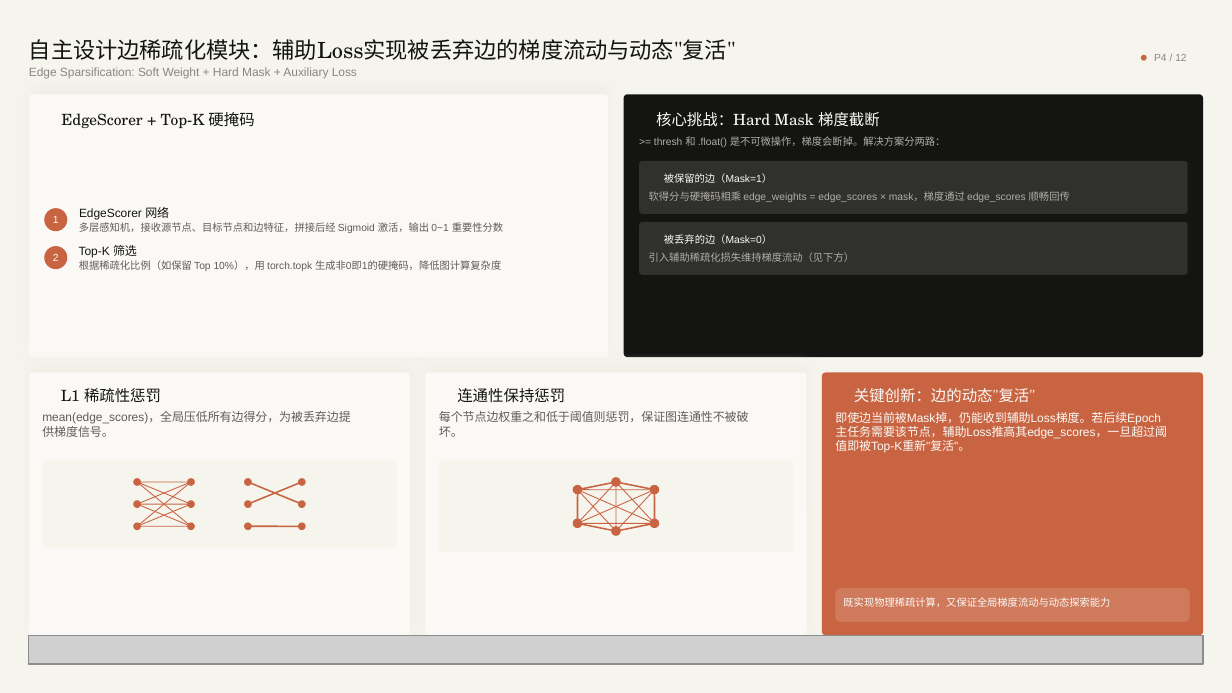
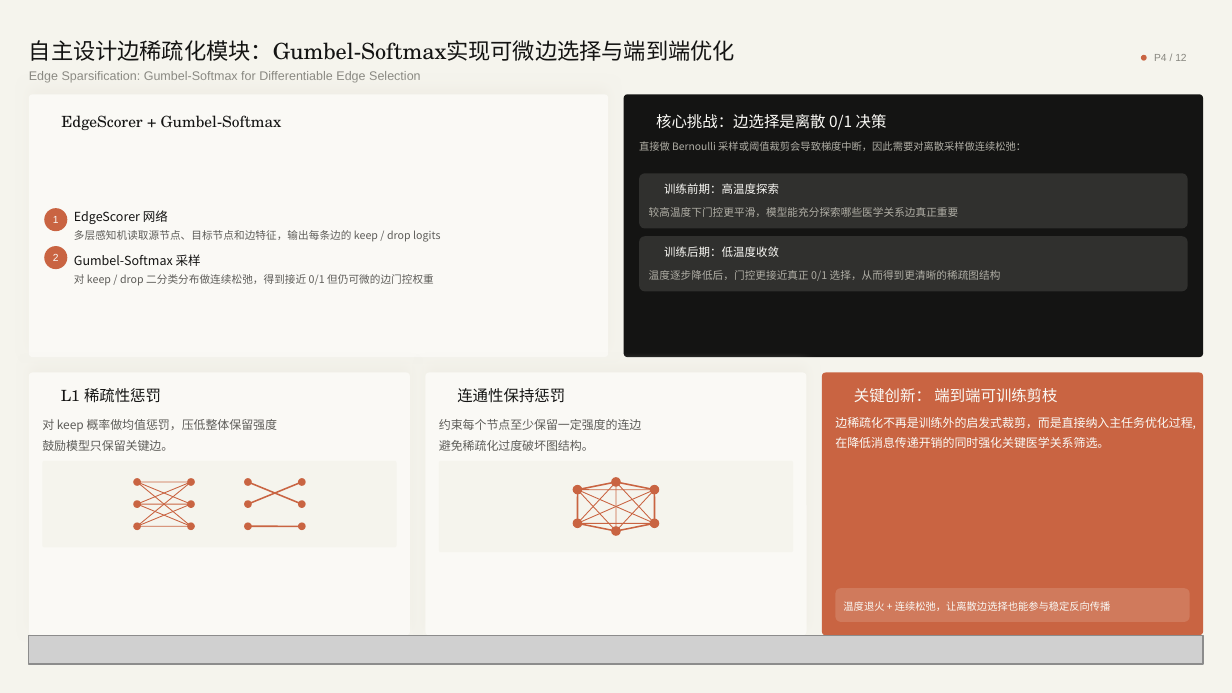
Before and after one commit to flyswxf/Obsidian, a slide deck: slide 5 of 保研/面试/ppt/王宇飞保研PPT展示.pptx (slide 4 before the commit). Drawn at 1232x693 pixels with LibreOffice and Linux fonts; fonts in the diff are those of the drawing; grey boxes stand for pictures; background and template pictures are left out. Boxes give left, top, right and bottom in pixels: in the first picture for what was removed or moved away, otherwise in the second. Text is boxed around its words. In the diff, an @@ line names an element or a change of style, - is before the commit and + after.

Commit message:
docs: 更新个人学习笔记、保研材料与项目文档
调整Obsidian编辑器外观配置，切换主题为moonstone
新增保研面试中英文演讲稿文件，更新对应PPT与页面HTML：替换原个人能力雷达图模块为高分专业课展示，移除冗余的echarts依赖脚本
更新ICU智能决策系统答辩笔记：修正边稀疏化模块的实现说明，将原Top-K硬掩码方案更新为Gumbel-Softmax可微端到端训练方案，同步更新代码示例与答辩话术
新增大量编程算法专题与AI评价指标相关学习笔记，补充PR/ROC曲线示意图资源文件
修正密码学哈希函数文档的表格格式，完善C++迭代器获取最后一个元素的笔记内容
删除旧的系统架构核心机制docx文档文件

```diff
--- a/保研/面试/ppt/王宇飞保研PPT展示.pptx
+++ b/保研/面试/ppt/王宇飞保研PPT展示.pptx
@@ text at [29,40,735,61]: text changed @@
-自主设计边稀疏化模块：辅助Loss实现被丢弃边的梯度流动与动态"复活"
+自主设计边稀疏化模块：Gumbel-Softmax实现可微边选择与端到端优化
@@ text at [29,71,420,83]: text changed; size 7 to 7.3 pt @@
-Edge Sparsification: Soft Weight + Hard Mask + Auxiliary Loss
+Edge Sparsification: Gumbel-Softmax for Differentiable Edge Selection
@@ text at [61,115,282,130]: text changed @@
-EdgeScorer + Top-K 硬掩码
+EdgeScorer + Gumbel-Softmax
@@ text at [656,114,887,130]: text changed; font TeX Gyre Schola to Noto Sans CJK SC @@
-核心挑战：Hard Mask 梯度截断
+核心挑战：边选择是离散 0/1 决策
@@ text at [639,141,1026,151]: text changed; font Arial to Noto Sans CJK SC @@
->= thresh 和 .float() 是不可微操作，梯度会断掉。解决方案分两路：
+直接做 Bernoulli 采样或阈值裁剪会导致梯度中断，因此需要对离散采样做连续松弛：
@@ rounded rectangle: place and size @@
-rounded rectangle at [639,161,1188,214]
+rounded rectangle at [639,174,1188,229]
@@ rounded rectangle at [639,174,1188,229]: proportions changed @@
@@ text removed at [664,173,772,183] @@
-被保留的边（Mask=1）
@@ text "EdgeScorer 网络" at [74,210,168,224]: size 7 to 7.3 pt, font Arial to Noto Sans CJK SC; line spacing 1 to 11pt @@
@@ text removed at [649,191,1070,202] @@
-软得分与硬掩码相乘 edge_weights = edge_scores × mask，梯度通过 edge_scores 顺畅回传
@@ text added at [649,207,959,217], 6.2 pt, text #B0AEA5 @@
+较高温度下门控更平滑，模型能充分探索哪些医学关系边真正重要
@@ text added at [664,183,779,194], 6.8 pt, text #FAF9F5 @@
+训练前期：高温度探索
@@ text at [74,230,440,242]: text changed; size 6 to 6.2 pt; font Arial to Noto Sans CJK SC @@
-多层感知机，接收源节点、目标节点和边特征，拼接后经 Sigmoid 激活，输出 0~1 重要性分数
+多层感知机读取源节点、目标节点和边特征，输出每条边的 keep / drop logits
@@ rounded rectangle: place and size @@
-rounded rectangle at [639,222,1188,275]
+rounded rectangle at [639,237,1188,292]
@@ rounded rectangle at [639,237,1188,292]: proportions changed @@
@@ text removed at [664,234,772,244] @@
-被丢弃的边（Mask=0）
@@ text added at [74,254,201,266], 7.3 pt, text #141413 @@
+Gumbel-Softmax 采样
@@ text removed at [79,245,137,258] @@
-Top-K 筛选
@@ text removed at [79,260,501,271] @@
-根据稀疏化比例（如保留 Top 10%），用 torch.topk 生成非0即1的硬掩码，降低图计算复杂度
@@ text removed at [649,252,854,262] @@
-引入辅助稀疏化损失维持梯度流动（见下方）
@@ text added at [664,246,779,257], 6.8 pt, text #FAF9F5 @@
+训练后期：低温度收敛
@@ text added at [74,274,434,286], 6.2 pt, text #5E5D59 @@
+对 keep / drop 二分类分布做连续松弛，得到接近 0/1 但仍可微的边门控权重
@@ text added at [649,270,1001,281], 6.2 pt, text #B0AEA5 @@
+温度逐步降低后，门控更接近真正 0/1 选择，从而得到更清晰的稀疏图结构
@@ text at [854,388,1057,403]: text changed @@
-关键创新：边的动态"复活"
+关键创新： 端到端可训练剪枝
@@ text at [42,419,278,451]: text changed; font Arial to Noto Sans CJK SC @@
-mean(edge_scores)，全局压低所有边得分，为被丢弃边提
-供梯度信号。
+对 keep 概率做均值惩罚，压低整体保留强度
+鼓励模型只保留关键边。
@@ text at [439,419,642,451]: text changed; font Arial to Noto Sans CJK SC @@
-每个节点边权重之和低于阈值则惩罚，保证图连通性不被破
-坏。
+约束每个节点至少保留一定强度的连边
+避免稀疏化过度破坏图结构。
@@ text at [835,417,1196,448]: text changed; font Arial to Noto Sans CJK SC @@
-即使边当前被Mask掉，仍能收到辅助Loss梯度。若后续Epoch
-主任务需要该节点，辅助Loss推高其edge_scores，一旦超过阈
-值即被Top-K重新"复活"。
+边稀疏化不再是训练外的启发式裁剪，而是直接纳入主任务优化过程,
+在降低消息传递开销的同时强化关键医学关系筛选。
@@ text in rounded rectangle at [843,601,1111,611]: text changed; font Arial to Noto Sans CJK SC @@
-既实现物理稀疏计算，又保证全局梯度流动与动态探索能力
+温度退火 + 连续松弛，让离散边选择也能参与稳定反向传播
```
Also in this commit, not shown: 6 other slides changed, 1 slide added, 25 other files.
